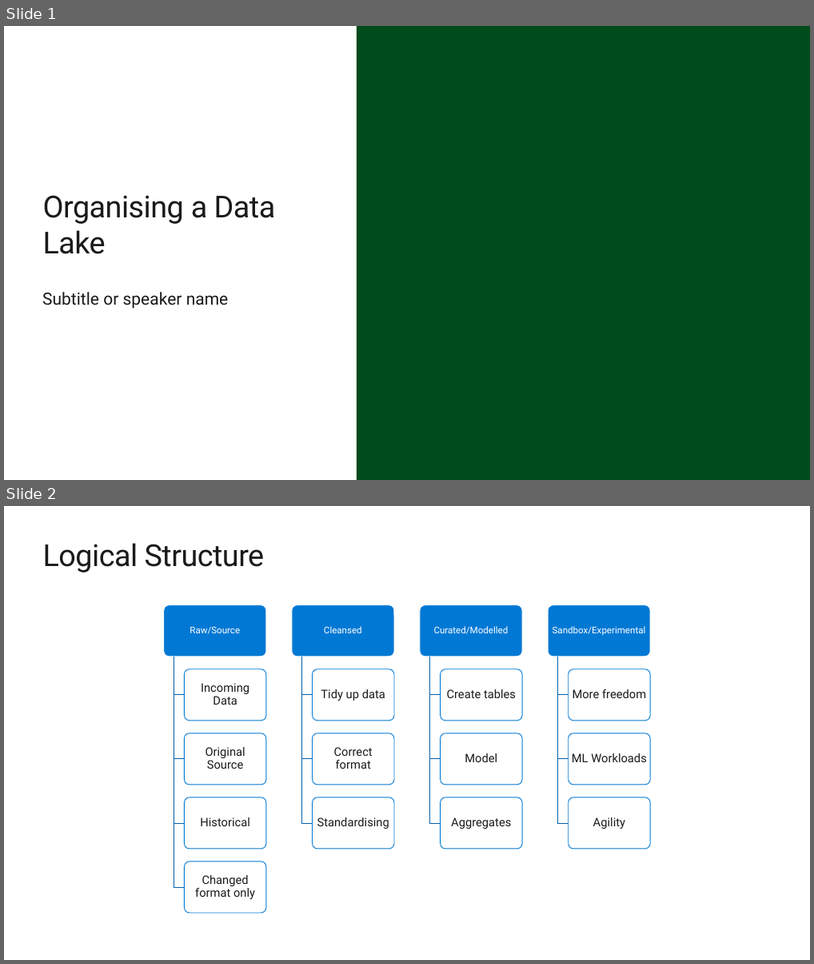
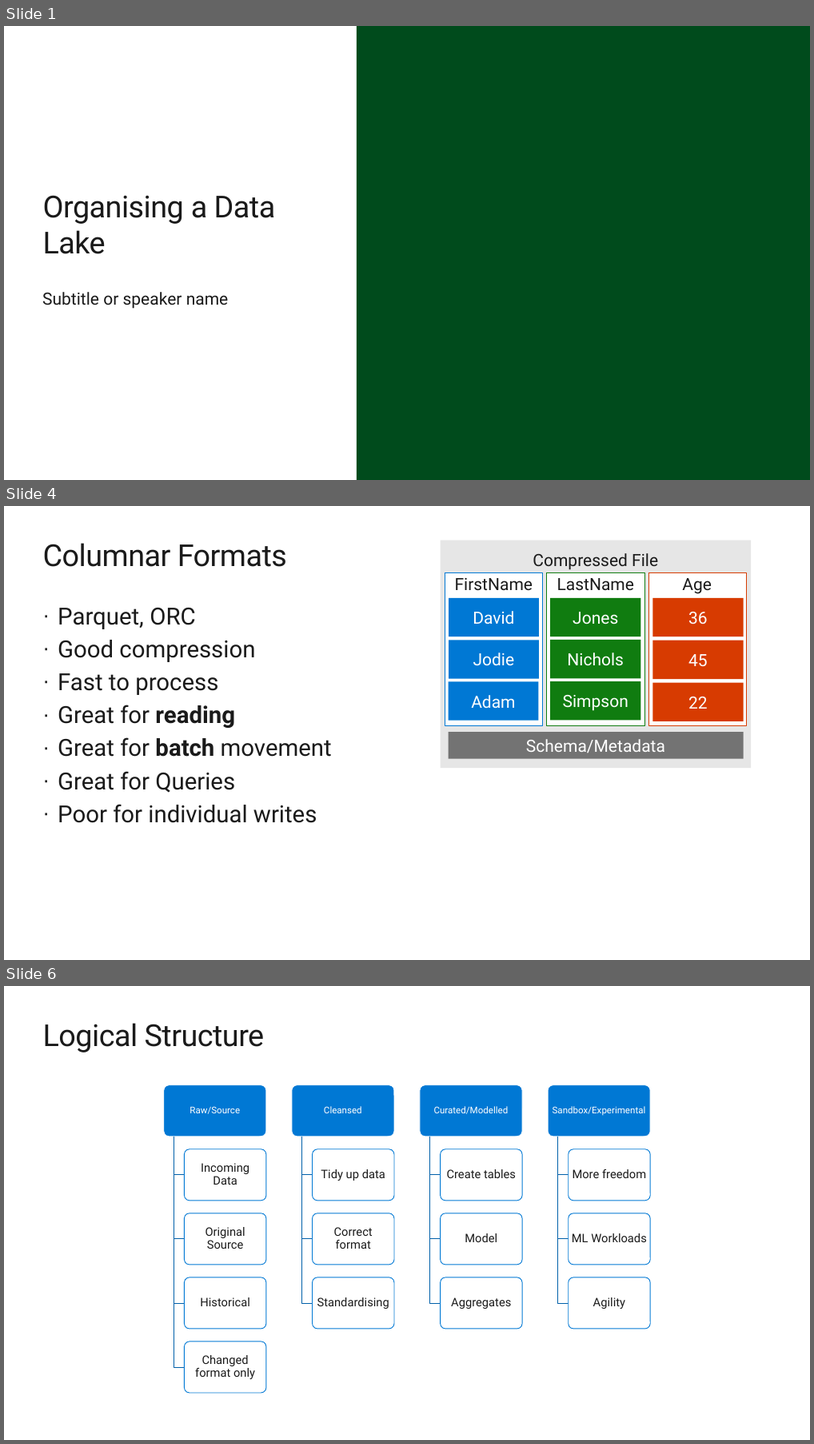
Before and after one commit to davedoesdemos/DataLakeInADay, a slide deck: Session2/content/OrganisingADataLake.pptx. Shown one above the other, each under a label of ours: slides 1 and 2 before the commit, slides 1, 4 and 6 after it; the slides between them are not shown. The pictures are 814x964 and 814x1444 pixels, drawn with LibreOffice and Linux fonts; fonts in the diff are those of the drawing; background and template pictures are left out. Boxes give left, top, right and bottom in pixels: in the first picture for what was removed or moved away, otherwise in the second. Text is boxed around its words. In the diff, an @@ line names an element or a change of style, - is before the commit and + after.

```diff
--- a/Session2/content/OrganisingADataLake.pptx
+++ b/Session2/content/OrganisingADataLake.pptx
@@ slide 4 added at bbox=[4, 506, 810, 960], background #FFFFFF @@
@@ title added at bbox=[43, 543, 287, 567], 36 pt, text #1A1A1A @@
+Columnar Formats
@@ rectangle added at bbox=[441, 540, 752, 768], fill #E6E6E6, 20 pt, text #1A1A1A @@
+Compressed File
@@ rectangle added at bbox=[445, 573, 543, 726], fill #FFFFFF, outline #0078D4 0.85 pt @@
@@ rectangle added at bbox=[547, 573, 646, 726], fill #FFFFFF, outline #107C10 0.85 pt @@
@@ rectangle added at bbox=[649, 573, 747, 726], fill #FFFFFF, outline #D73B01 0.85 pt @@
@@ rectangle added at bbox=[450, 598, 539, 636], fill #0078D4, 20 pt, text #FFFFFF @@
+David
@@ text added at bbox=[455, 578, 534, 591], 20 pt, text #1A1A1A @@
+FirstName
@@ rectangle added at bbox=[551, 598, 642, 636], fill #107C10, 20 pt, text #FFFFFF @@
+Jones
@@ text added at bbox=[558, 578, 634, 591], 20 pt, text #1A1A1A @@
+LastName
@@ rectangle added at bbox=[653, 598, 744, 636], fill #D73B01, 20 pt, text #FFFFFF @@
+36
@@ text added at bbox=[682, 578, 712, 594], 20 pt, text #1A1A1A @@
+Age
@@ text added at bbox=[58, 607, 332, 823], 28 pt, text #1A1A1A @@
+· Parquet, ORC
+· Good compression
+· Fast to process
+· Great for reading
+· Great for batch movement
+· Great for Queries
+· Poor for individual writes
@@ rectangle added at bbox=[450, 640, 539, 679], fill #0078D4, 20 pt, text #FFFFFF @@
+Jodie
@@ rectangle added at bbox=[551, 640, 642, 679], fill #107C10, 20 pt, text #FFFFFF @@
+Nichols
@@ rectangle added at bbox=[653, 640, 744, 679], fill #D73B01, 20 pt, text #FFFFFF @@
+45
@@ rectangle added at bbox=[449, 681, 538, 720], fill #0078D4, 20 pt, text #FFFFFF @@
+Adam
@@ rectangle added at bbox=[551, 681, 642, 720], fill #107C10, 20 pt, text #FFFFFF @@
+Simpson
@@ rectangle added at bbox=[653, 683, 744, 721], fill #D73B01, 20 pt, text #FFFFFF @@
+22
@@ rectangle added at bbox=[449, 732, 744, 759], fill #737373, 20 pt, text #FFFFFF @@
+Schema/Metadata
@@ what was slide 2 is now slide 6 @@
```
Also in this commit, not shown: 3 other slides added, 2 slides removed, 1 other file.
